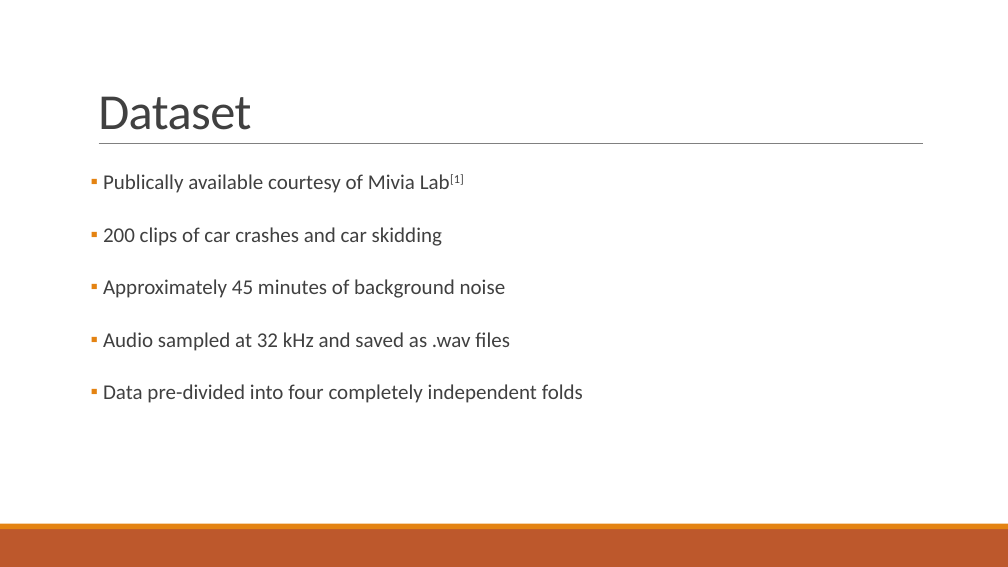
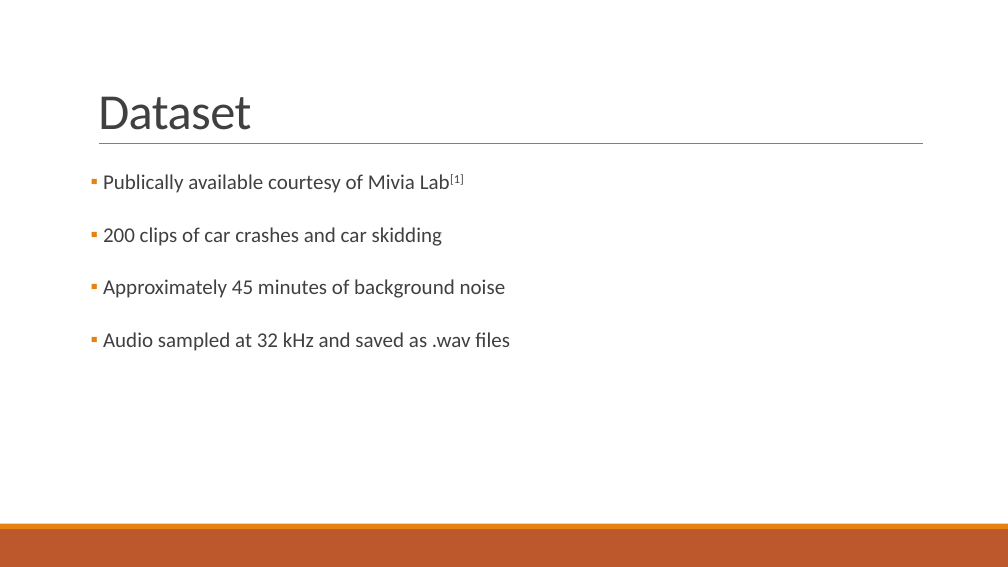
Before and after one commit to crabtreej/CrashAudioClassifier, a slide deck: slide 2 of AI_2_Presentation.pptx. Drawn at 1008x567 pixels with LibreOffice and Linux fonts; fonts in the diff are those of the drawing. Boxes give left, top, right and bottom in pixels: in the first picture for what was removed or moved away, otherwise in the second. Text is boxed around its words. In the diff, an @@ line names an element or a change of style, - is before the commit and + after.

Commit message:
remove thing about folds

```diff
--- a/AI_2_Presentation.pptx
+++ b/AI_2_Presentation.pptx
@@ text at <box>103,384,583,403</box>: paragraph removed @@
-▪ Data pre-divided into four completely independent folds
```
